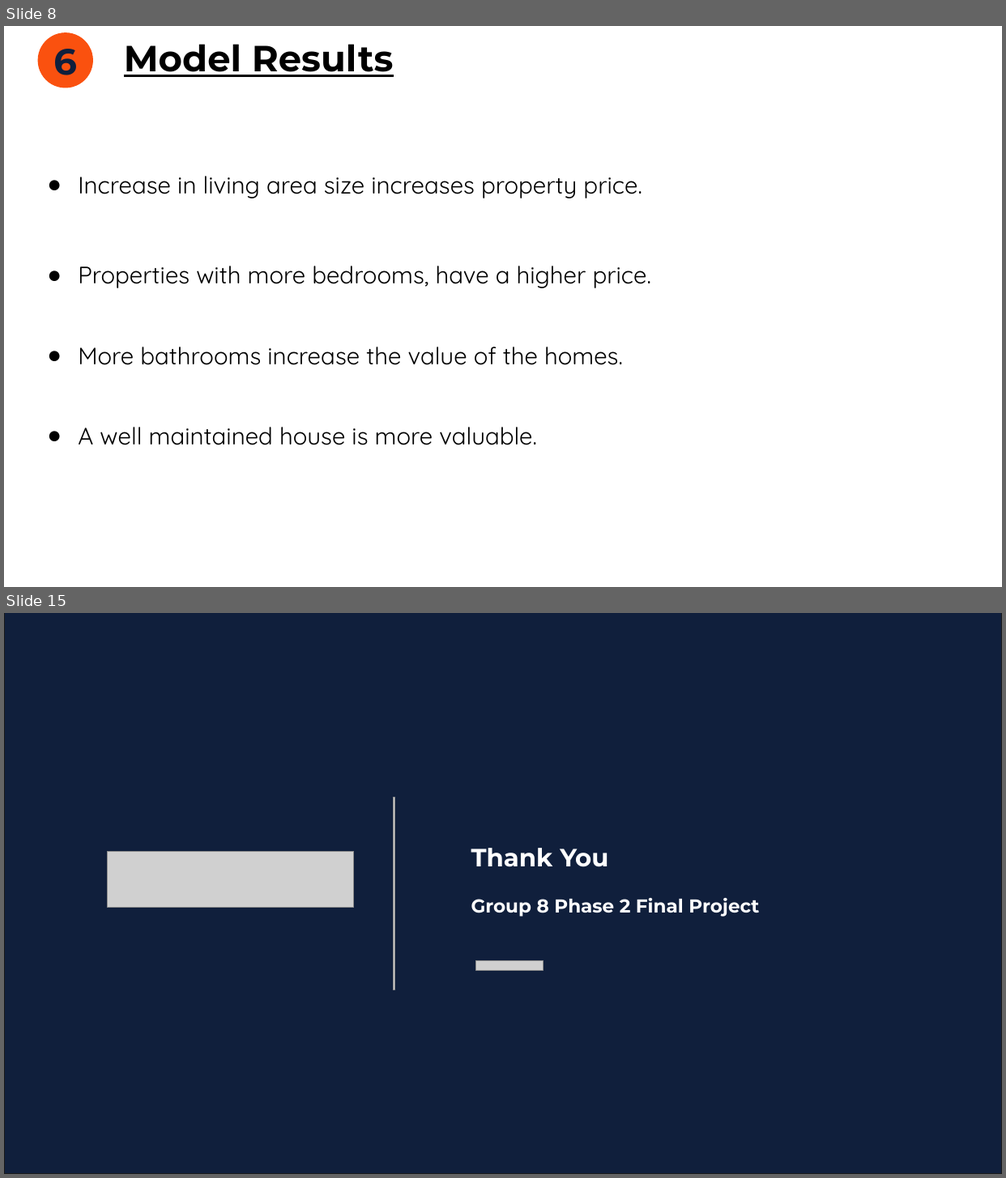
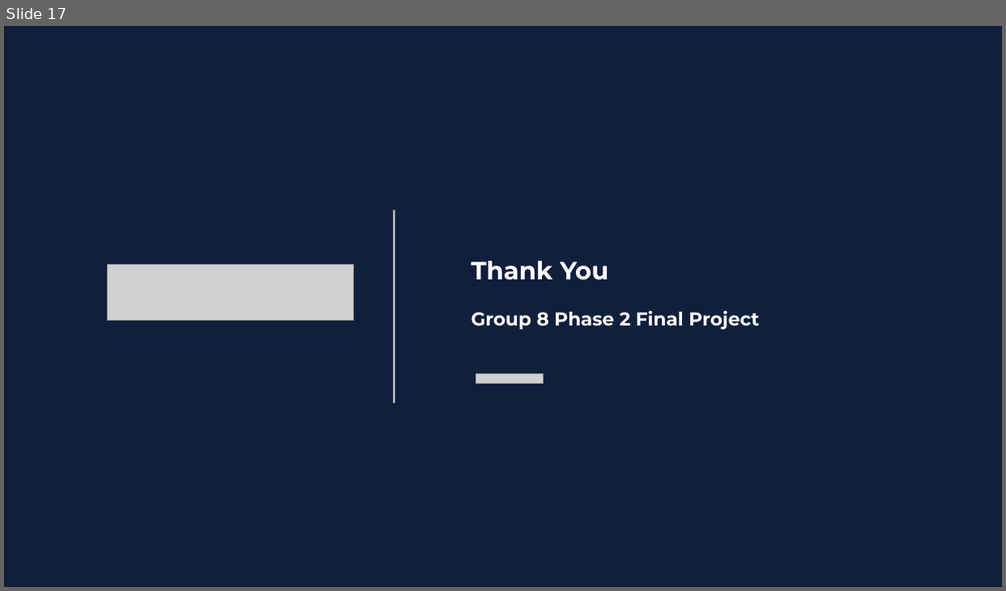
Before and after one commit to bryanmunene/phase_2_group_8_project, a slide deck: Final Group 8 Phase 2 Project_POWERPOINT_DSF PT6.pptx. Shown one above the other, each under a label of ours: slides 8 and 15 before the commit, slide 17 after it; the slides between them are not shown. The pictures are 1006x1178 and 1006x591 pixels, drawn with LibreOffice and Linux fonts; fonts in the diff are those of the drawing; grey boxes stand for pictures. Boxes give left, top, right and bottom in pixels: in the first picture for what was removed or moved away, otherwise in the second. Text is boxed around its words. In the diff, an @@ line names an element or a change of style, - is before the commit and + after.

```diff
--- a/Final Group 8 Phase 2 Project_POWERPOINT_DSF PT6.pptx
+++ b/Final Group 8 Phase 2 Project_POWERPOINT_DSF PT6.pptx
@@ slide 8 removed at (4, 26, 1002, 587), background #FFFFFF @@
@@ ellipse removed at (39, 32, 93, 88) @@
-6
@@ title removed at (124, 44, 394, 77) @@
-Model Results
@@ text removed at (78, 176, 651, 446) @@
-● Increase in living area size increases property price.
-● Properties with more bedrooms, have a higher price.
-● More bathrooms increase the value of the homes.
-● A well maintained house is more valuable.
@@ what was slide 15 is now slide 17 @@
```
Also in this commit, not shown: 11 slides changed, 5 slides added, 2 other slides removed, 2 other files.
